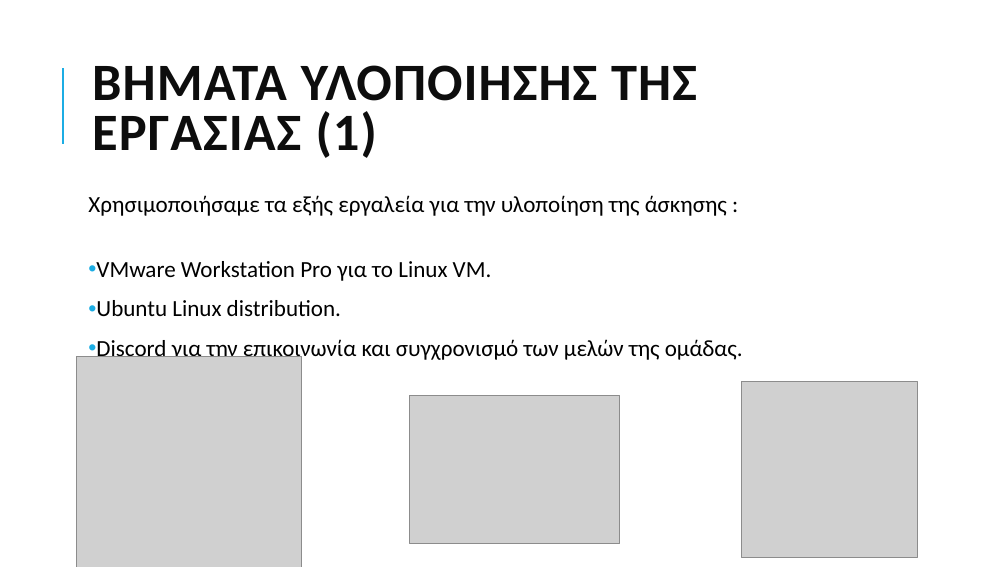
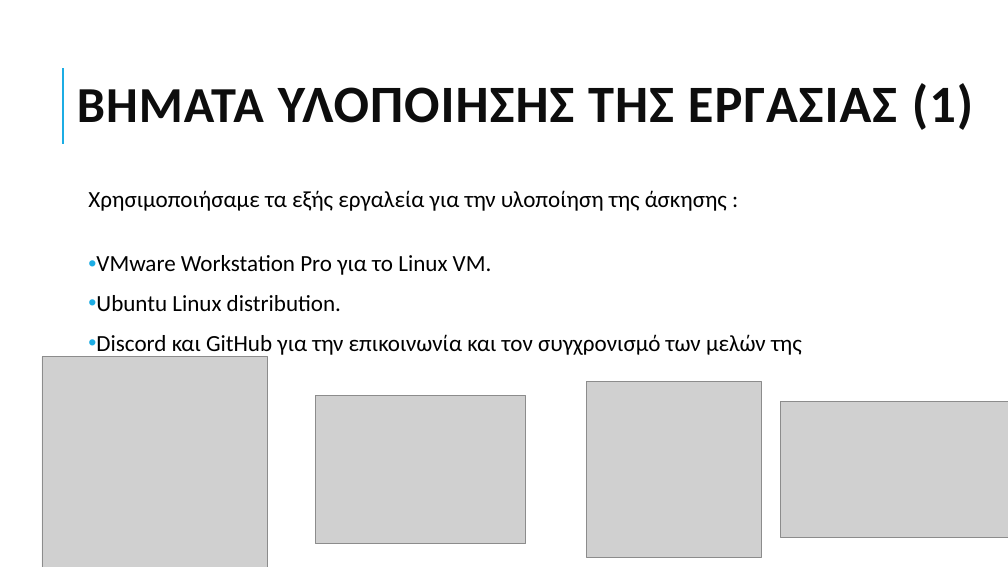
Before and after one commit to grgmyl/Ns3Project, a slide deck: slide 4 of Presentations/Ns-3_presentation_F.pptx (slide 3 before the commit). Drawn at 1008x567 pixels with LibreOffice and Linux fonts; fonts in the diff are those of the drawing; grey boxes stand for pictures. Boxes give left, top, right and bottom in pixels: in the first picture for what was removed or moved away, otherwise in the second. Text is boxed around its words. In the diff, an @@ line names an element or a change of style, - is before the commit and + after.

```diff
--- a/Presentations/Ns-3_presentation_F.pptx
+++ b/Presentations/Ns-3_presentation_F.pptx
@@ title "ΒΗΜΑΤΑ ΥΛΟΠΟΙΗΣΗΣ ΤΗΣ ΕΡΓΑΣΙΑΣ (1)": place and size @@
-title "ΒΗΜΑΤΑ ΥΛΟΠΟΙΗΣΗΣ ΤΗΣ ΕΡΓΑΣΙΑΣ (1)" at [92, 65, 697, 158]
+title "ΒΗΜΑΤΑ ΥΛΟΠΟΙΗΣΗΣ ΤΗΣ ΕΡΓΑΣΙΑΣ (1)" at [77, 83, 973, 130]
@@ title "ΒΗΜΑΤΑ ΥΛΟΠΟΙΗΣΗΣ ΤΗΣ ΕΡΓΑΣΙΑΣ (1)" at [77, 83, 973, 130]: size 50 to 48 pt in "ΒΗΜΑΤΑ" @@
@@ picture: place and size @@
-picture at [76, 357, 302, 567]
+picture at [42, 357, 268, 567]
@@ text at [96, 334, 802, 357]: text changed @@
-• Discord για την επικοινωνία και συγχρονισμό των μελών της ομάδας.
+• Discord και GitHub για την επικοινωνία και τον συγχρονισμό των μελών της ομάδας.
@@ picture: place and size @@
-picture at [742, 382, 917, 557]
+picture at [587, 382, 762, 557]
@@ picture: place and size @@
-picture at [410, 395, 620, 544]
+picture at [315, 395, 526, 544]
@@ picture added at [781, 402, 1008, 538] @@
```
Also in this commit, not shown: 3 other slides changed, 2 slides added.
